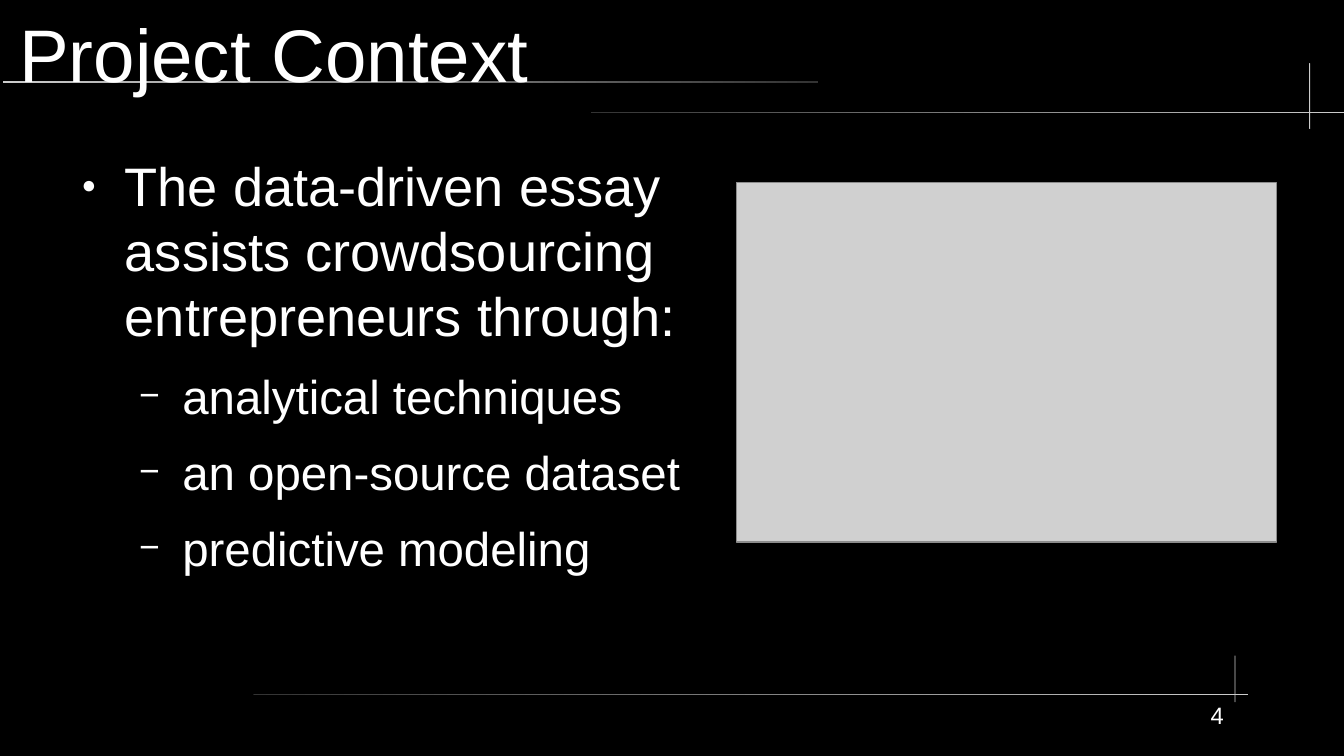
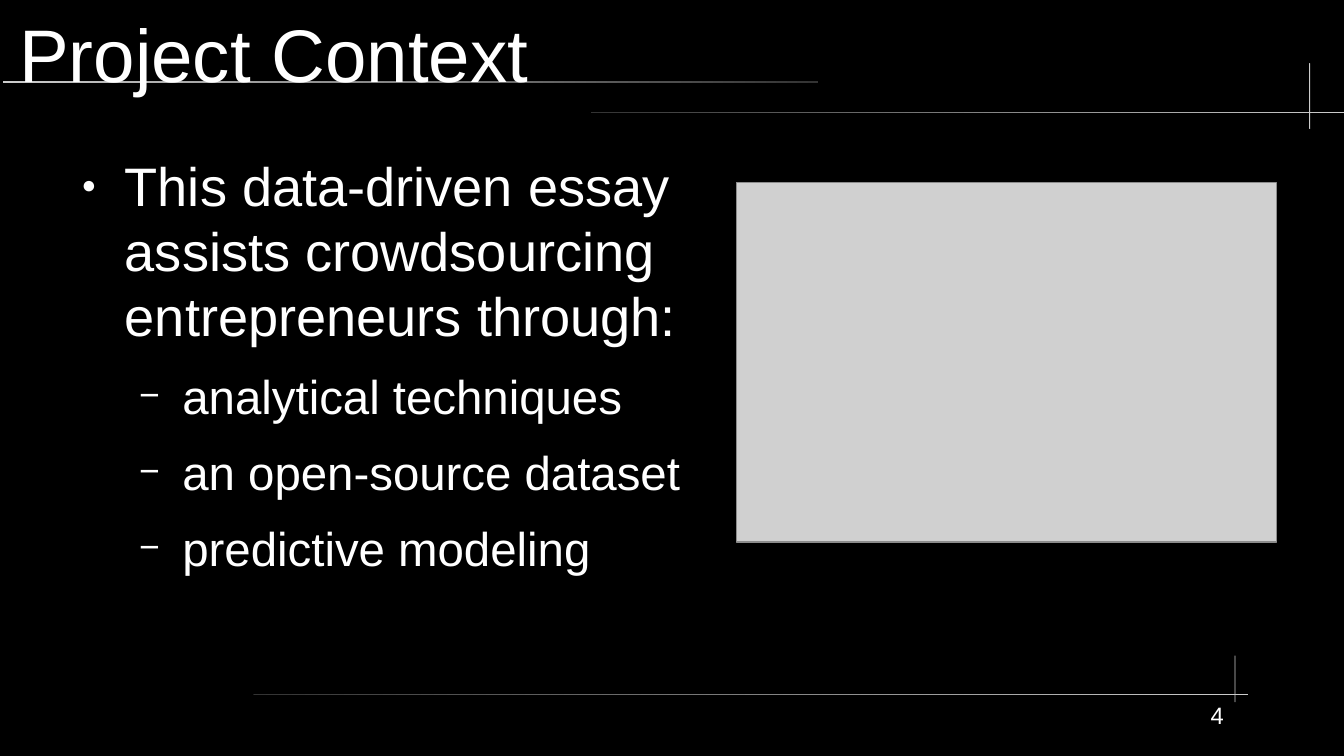
Before and after one commit to blue-santa/kickstarter-campaign-analysis, a slide deck: slide 4 of project-files/06-documentation/2026-09-06-capstone-three-presentation.odp. Drawn at 1344x756 pixels with LibreOffice and Linux fonts; fonts in the diff are those of the drawing; grey boxes stand for pictures. Boxes give left, top, right and bottom in pixels: in the first picture for what was removed or moved away, otherwise in the second. Text is boxed around its words. In the diff, an @@ line names an element or a change of style, - is before the commit and + after.

```diff
--- a/project-files/06-documentation/2026-09-06-capstone-three-presentation.odp
+++ b/project-files/06-documentation/2026-09-06-capstone-three-presentation.odp
@@ text at box(125, 166, 676, 346): text changed @@
-● The data-driven essay assists crowdsourcing entrepreneurs through:
+● This data-driven essay assists crowdsourcing entrepreneurs through:
```
Also in this commit, not shown: 1 other file.
